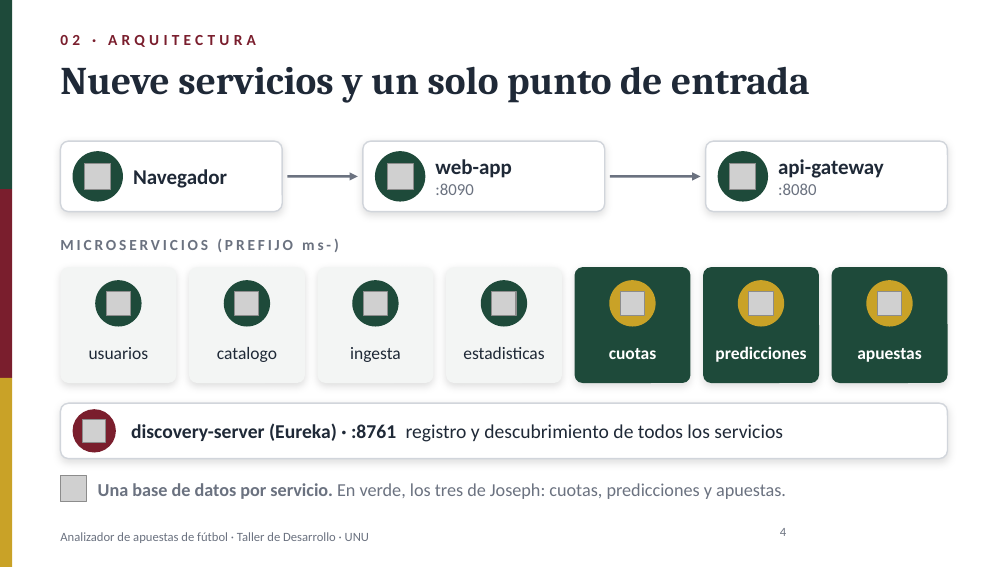
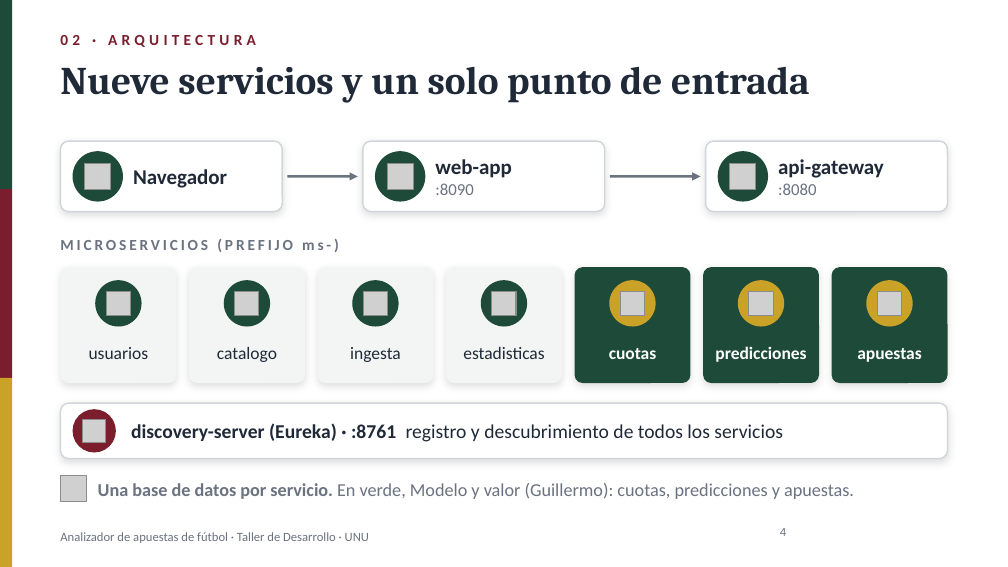
Before and after one commit to Renindstone/app-apuestas-universidad, a slide deck: slide 4 of docs/PresentacionApuestas_2nov2026.pptx. Drawn at 1008x567 pixels with LibreOffice and Linux fonts; fonts in the diff are those of the drawing; grey boxes stand for pictures; background and template pictures are left out. Boxes give left, top, right and bottom in pixels: in the first picture for what was removed or moved away, otherwise in the second. Text is boxed around its words. In the diff, an @@ line names an element or a change of style, - is before the commit and + after.

```diff
--- a/docs/PresentacionApuestas_2nov2026.pptx
+++ b/docs/PresentacionApuestas_2nov2026.pptx
@@ text at [98, 483, 854, 499]: text changed @@
-Una base de datos por servicio. En verde, los tres de Joseph: cuotas, predicciones y apuestas.
+Una base de datos por servicio. En verde, Modelo y valor (Guillermo): cuotas, predicciones y apuestas.
```
Also in this commit, not shown: 1 other slide changed.
